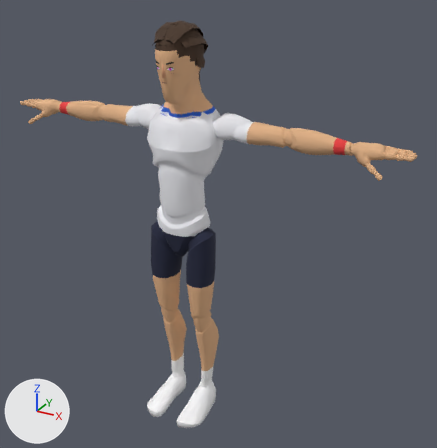
Two versions of the glTF model sweetspot/models/players/p13.glb, one commit apart.
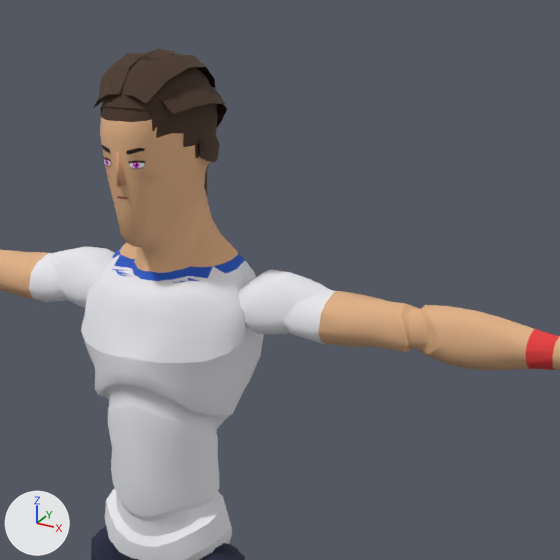
Each version appears first whole from a camera (50 mm lens) standing at (1.35, -2.14, 2.1) and looking at (0.14, 0.07, 0.99), and next in a close-up on the part from 26% to 80% of the width and 0% to 52% of the height. Lighting does not change. The marker at lower left points along +X, +Y and +Z. The last two pictures show the newer version. Vertices at exactly the same position are counted once.

Script lines for the objects in view, before the commit:
```python
me_face = bpy.data.meshes.new('Face')
me_face.from_pydata(...)  # 50 vertices, 64 faces; spans x -0.0672..0.0672, y -0.1276..-0.0305, z 1.6106..1.7281
me_face.materials.append(mat_face)  # picture img_face_01
me_hair = bpy.data.meshes.new('Hair')
me_hair.from_pydata(...)  # 533 vertices, 994 faces; spans x -0.103..0.103, y -0.115..0.139, z 1.362..1.87
me_hair.materials.append(mat_palette)  # picture img_palette
me_mannequin = bpy.data.meshes.new('Mannequin')
me_mannequin.from_pydata(...)  # 7378 vertices, 14511 faces; spans x -0.97..0.97, y -0.21..0.14, z 0.0..1.86
me_mannequin.materials.append(mat_palette)  # picture img_palette
ob_body = bpy.data.objects.new('Body', me_mannequin)
ob_body.location = (0.0, 0.0, 0.0)
ob_face = bpy.data.objects.new('Face', me_face)
ob_face.location = (0.0, 0.0, 0.0)
ob_hair = bpy.data.objects.new('Hair', me_hair)
ob_hair.location = (0.0, 0.0, 0.0)
```
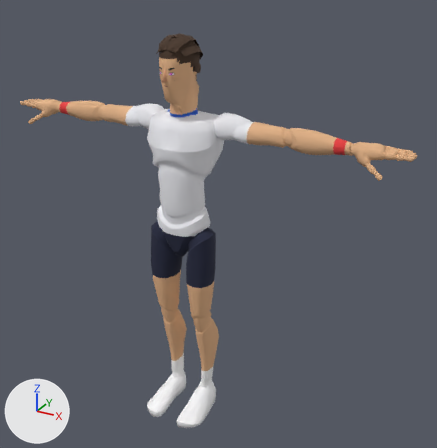
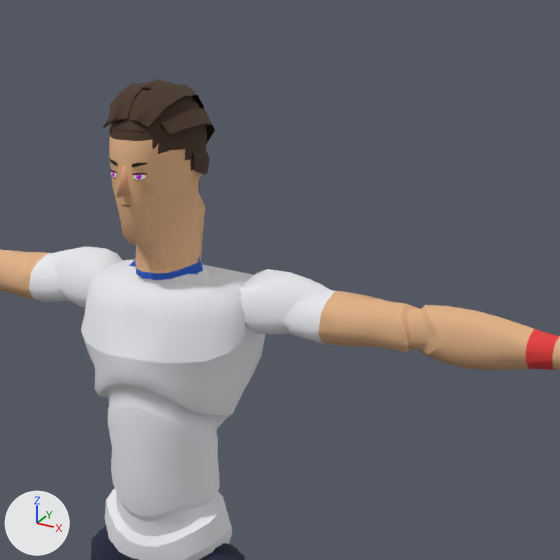
Scene script edits in JSON lines:
```json
{"block": "me_mannequin", "where": "# used by ob_body; location = (0.0, 0.0, 0.0)"}
{"op": "remove", "block": "me_mannequin", "code": "me_mannequin.from_pydata(...)  # 7378 vertices, 14511 faces; spans x -0.97..0.97, y -0.21..0.14, z 0.0..1.86"}
{"op": "add", "block": "me_mannequin", "code": "me_mannequin.from_pydata(...)  # 7378 vertices, 14511 faces; spans x -0.97..0.97, y -0.21..0.14, z 0.0..1.81"}
{"block": "me_mannequin", "change": "me_mannequin part 1: 359 of 7378 vertices moved; they spanned x -0.21..0.21, y -0.13..0.14, z 1.32..1.86 and now span x -0.21..0.21, y -0.11..0.14, z 1.33..1.81; mean shift (0.0, -0.01, -0.02); largest move (0.13, 0.05, 1.51) -> (-0.07, 0.02, 1.5)"}
{"block": "me_mannequin", "change": "me_mannequin part 2: 20 kept faces spanning x -0.09..0.09, y -0.04..0.08, z 1.48..1.66 get new texture (UV) coordinates"}
{"block": "me_face", "where": "# used by ob_face; location = (0.0, 0.0, 0.0)"}
{"op": "remove", "block": "me_face", "code": "me_face.from_pydata(...)  # 50 vertices, 64 faces; spans x -0.0672..0.0672, y -0.1276..-0.0305, z 1.6106..1.7281"}
{"op": "add", "block": "me_face", "code": "me_face.from_pydata(...)  # 54 vertices, 66 faces; spans x -0.0594..0.0594, y -0.1103..-0.0313, z 1.6022..1.7234"}
{"block": "me_face", "change": "me_face part 3: the whole mesh is rebuilt"}
{"block": "me_hair", "where": "# used by ob_hair; location = (0.0, 0.0, 0.0)"}
{"op": "remove", "block": "me_hair", "code": "me_hair.from_pydata(...)  # 533 vertices, 994 faces; spans x -0.103..0.103, y -0.115..0.139, z 1.362..1.87"}
{"op": "add", "block": "me_hair", "code": "me_hair.from_pydata(...)  # 528 vertices, 982 faces; spans x -0.089..0.089, y -0.097..0.112, z 1.343..1.821"}
{"block": "me_hair", "change": "me_hair part 4: the loose piece of 110 vertices spanning x -0.039..0.039, y 0.011..0.139, z 1.362..1.719 is moved by (0.0, -0.027, -0.019)"}
{"block": "me_hair", "change": "me_hair part 5: the loose piece of 215 vertices spanning x -0.085..0.085, y -0.115..0.123, z 1.66..1.86 is rebuilt with 209 vertices and now spans x -0.074..0.074, y -0.097..0.091, z 1.646..1.812"}
{"block": "me_hair", "change": "me_hair part 6: the loose piece of 88 vertices spanning x -0.073..0.073, y -0.113..0.135, z 1.692..1.87 is rebuilt with 59 vertices and now spans x -0.062..0.062, y -0.097..0.092, z 1.672..1.815"}
{"block": "me_hair", "change": "me_hair part 7: the loose piece of 30 vertices spanning x 0.0..0.093, y -0.012..0.111, z 1.684..1.745 is rebuilt with 30 vertices and now spans x 0.0..0.081, y -0.015..0.084, z 1.665..1.718"}
{"block": "me_hair", "change": "me_hair part 8: the loose piece of 30 vertices spanning x -0.103..0.0, y -0.081..0.118, z 1.692..1.826 is rebuilt with 30 vertices and now spans x -0.089..0.0, y -0.072..0.089, z 1.672..1.787"}
{"block": "me_hair", "change": "me_hair part 9: the loose piece of 30 vertices spanning x 0.0..0.103, y -0.081..0.118, z 1.692..1.826 is rebuilt with 30 vertices and now spans x 0.0..0.089, y -0.072..0.089, z 1.672..1.787"}
{"block": "me_hair", "change": "me_hair part 10: a new loose piece of 30 vertices spanning x -0.026..0.026, y -0.034..0.099, z 1.672..1.821, in mat_palette (picture img_palette)"}
{"block": "me_hair", "change": "other edits to the shape of me_hair do not show in these pictures"}
```

What differs and where, as boxes [x1, y1, x2, y2] in the close-ups (560 x 560 px; the box of a moved part takes in the faces that stretch with it):
```json
{"object": "Body", "change": "reshaped", "before": [0, 99, 560, 560], "after": [0, 123, 560, 560]}
{"object": "Hair", "change": "reshaped", "before": [93, 49, 227, 196], "after": [103, 79, 215, 186]}
{"object": "Face", "change": "reshaped", "before": [101, 144, 145, 199], "after": [110, 159, 147, 207]}
{"part": 1, "of": "me_mannequin", "change": "moved or reshaped", "before": [61, 99, 291, 322], "after": [61, 123, 291, 322]}
{"part": 2, "of": "me_mannequin", "change": "surface changed", "before": [112, 269, 198, 283], "after": [116, 272, 199, 290]}
{"part": 4, "of": "me_hair", "change": "moved or reshaped", "before": [204, 170, 207, 196], "on screen": "not visible afterwards"}
{"part": 5, "of": "me_hair", "change": "rebuilt", "before": [100, 59, 217, 170], "after": [109, 89, 207, 174], "on screen": "16% narrower, 23% shorter"}
{"part": 6, "of": "me_hair", "change": "rebuilt", "before": [98, 49, 215, 104], "after": [108, 82, 204, 127], "on screen": "18% narrower, 18% shorter"}
{"part": 7, "of": "me_hair", "change": "rebuilt", "before": [197, 133, 220, 162], "after": [191, 148, 210, 174]}
{"part": 8, "of": "me_hair", "change": "rebuilt", "before": [93, 99, 103, 108], "after": [103, 117, 111, 128], "on screen": "mostly hidden"}
{"part": 9, "of": "me_hair", "change": "rebuilt", "before": [160, 82, 227, 127], "after": [158, 105, 215, 144], "on screen": "15% narrower, 13% shorter"}
{"part": 10, "of": "me_hair", "change": "added", "after": [139, 79, 174, 90]}
```
